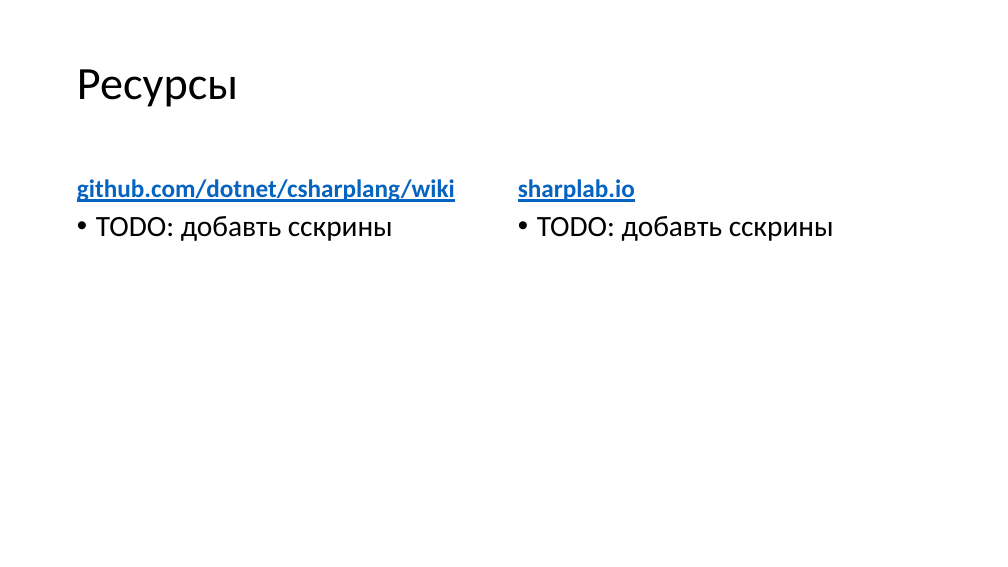
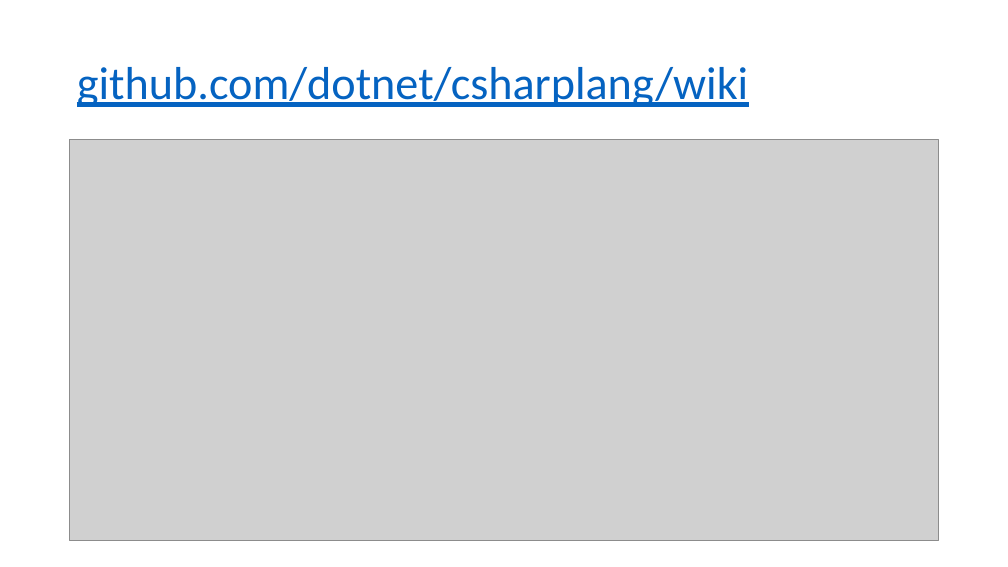
Before and after one commit to kugushev/presentations, a slide deck: slide 9 of Presentation.pptx. Drawn at 1008x567 pixels with LibreOffice and Linux fonts; fonts in the diff are those of the drawing; grey boxes stand for pictures. Boxes give left, top, right and bottom in pixels: in the first picture for what was removed or moved away, otherwise in the second. Text is boxed around its words. In the diff, an @@ line names an element or a change of style, - is before the commit and + after.

```diff
--- a/Presentation.pptx
+++ b/Presentation.pptx
@@ title "github.com/dotnet/csharplang/wiki" moved from (x1=77, y1=179, x2=455, y2=202) to (x1=77, y1=67, x2=748, y2=107) @@
@@ title "github.com/dotnet/csharplang/wiki" at (x1=77, y1=67, x2=748, y2=107): size 24 to 44 pt, bold off; less space between paragraphs; vertical alignment bottom to middle @@
@@ title removed at (x1=77, y1=69, x2=238, y2=107) @@
-Ресурсы
@@ picture added at (x1=70, y1=140, x2=939, y2=540) @@
@@ text removed at (x1=518, y1=179, x2=635, y2=202) @@
-sharplab.io
@@ text removed at (x1=96, y1=216, x2=393, y2=241) @@
-• TODO: добавть сскрины
@@ text removed at (x1=537, y1=216, x2=834, y2=241) @@
-• TODO: добавть сскрины
```
Also in this commit, not shown: 2 other slides changed, 2 slides added, 1 slide removed.
